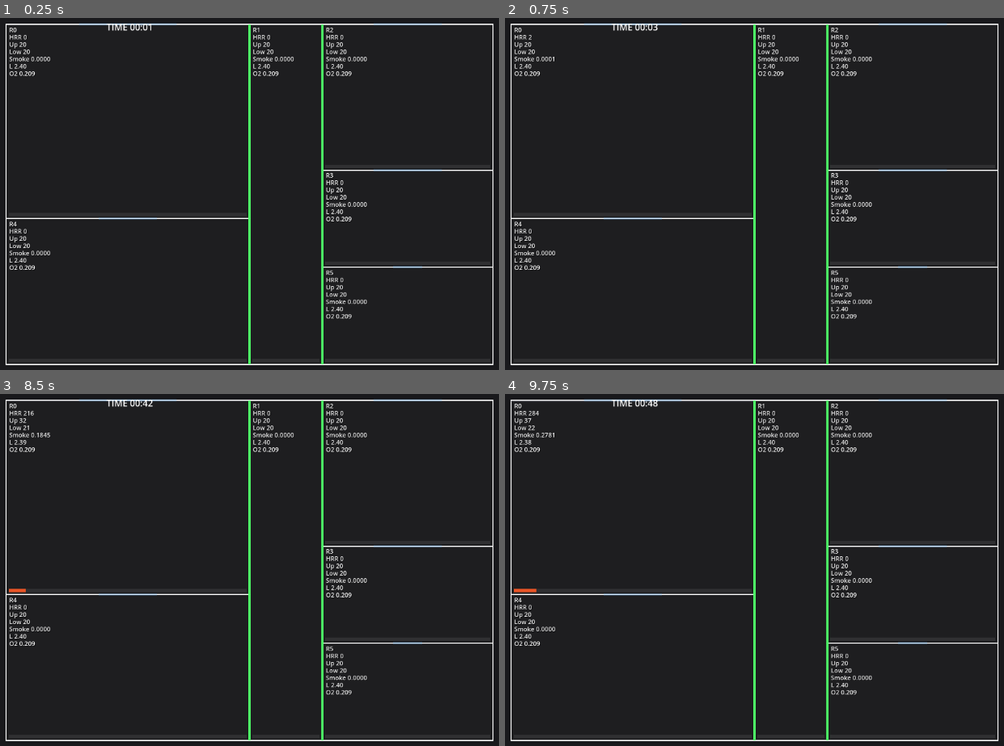
Above: before the commit, frames 1-4 (two rows, left to right).
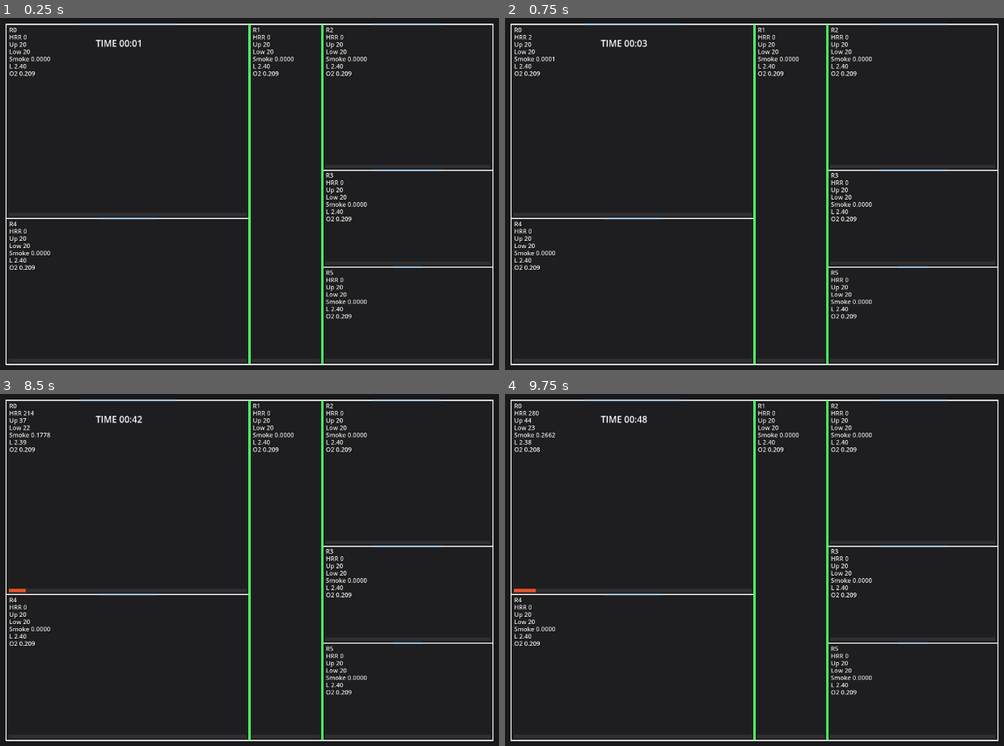
Above: after the commit, the same moments.

Repository: pkt-dangpv/simufire
Game: Godot game, scene res://main.tscn
The game is run twice, just before and just after one commit, with the same random seed, the same clock (stepped at 60 frames per second) and the same inputs.
Inputs:
- Up to frame 1 (0.25 s): no input
- Up to frame 2 (0.75 s): tap Enter at 0.5 s
- Up to frame 3 (8.5 s): tap Space at 1.25, 2.75, 5 s; tap Enter at 2, 3.5 s
- Up to frame 4 (9.75 s): no input

The runs differ from the first frame. In frame 1, 0.2% of the frame differs, in the area x 19-31%, y 1-9%; in frame 2, 0.2%; in frame 3, 0.3%; in frame 4, 0.3%, in the area x 3-31%, y 1-57%.

Commit message:
falta o2

Diff:
--- a/main.tscn
+++ b/main.tscn
@@ -140,10 +140,10 @@
 anchors_preset = -1
 anchor_left = 0.34800002
 anchor_right = 0.34800002
-offset_left = -74.89603
-offset_top = 7.0
+offset_left = -112.89603
+offset_top = 36.0
 offset_right = -33.896027
-offset_bottom = 43.0
+offset_bottom = 72.0
 grow_horizontal = 2
 
 [node name="TimeLabel" type="Label" parent="UI/HUD/MarginContainer" unique_id=2138669738]
--- a/sim/core/SimulationEngine.gd
+++ b/sim/core/SimulationEngine.gd
@@ -91,7 +91,7 @@
 # OXÍGENO / MEZCLA
 # ============================================================
 
-@export var o2_mix_rate: float = 0.12
+@export var o2_mix_rate: float = 0.02
 @export var o2_vent_rate: float = 0.08
 
 # ============================================================
@@ -213,6 +213,8 @@
 	fire.o2_min_for_flame = fire_o2_min_for_flame
 	fire.smoke_yield_kg_per_MJ = fire_smoke_yield_kg_per_MJ
 	fire.o2_consumption_kg_per_MJ = fire_o2_consumption_kg_per_MJ
+	fire.remaining_fuel_MJ = fire.fuel_energy_MJ
+
 
 	room.fire = fire
 	room.fire_time_s = 0.0
@@ -232,78 +234,84 @@
 			room.smoke_prod_kg_s = 0.0
 			continue
 
+		var fire: FireModel = room.fire
+
+		# ----------------------------------------------------
+		# 1) Avance temporal
+		# ----------------------------------------------------
 		room.fire_time_s += dt
 
 		# ----------------------------------------------------
-		# 1) HRR ideal por curva t²
-		# ----------------------------------------------------
-		var hrr_t2: float = room.fire.compute_hrr_kw(room.fire_time_s)
-
-		# ----------------------------------------------------
-		# 2) Límite por ventilación
-		# ----------------------------------------------------
-		var vent_limit_kw: float = building.estimate_vent_hrr_kw(room.id)
-		if vent_limit_kw <= 0.0:
-			vent_limit_kw = room.fire.max_hrr_kw
-		else:
-			vent_limit_kw = minf(vent_limit_kw, room.fire.max_hrr_kw)
+		# 2) HRR ideal por curva t²
+		# ----------------------------------------------------
+		var hrr_target_kw: float = fire.compute_hrr_kw(room.fire_time_s)
 
 		# ----------------------------------------------------
 		# 3) Límite por combustible disponible
-		# ----------------------------------------------------
-		var fuel_limit_kw: float = room.fire.remaining_fuel_MJ / dt * 1000.0
+		#    MJ -> kW  (MJ/s * 1000)
+		# ----------------------------------------------------
+		var fuel_limited_hrr_kw: float = fire.remaining_fuel_MJ / maxf(dt, 0.001) * 1000.0
 
 		# ----------------------------------------------------
 		# 4) Límite por tasa máxima de combustión
 		# ----------------------------------------------------
-		var burn_rate_limit_kw: float = room.fire.max_burn_rate_kw
-
-		# ----------------------------------------------------
-		# 5) HRR antes de O2
-		# ----------------------------------------------------
-		var hrr_limited_kw: float = minf(
-			minf(hrr_t2, vent_limit_kw),
-			minf(fuel_limit_kw, burn_rate_limit_kw)
+		var burn_rate_limited_hrr_kw: float = fire.max_burn_rate_kw
+
+		# ----------------------------------------------------
+		# 5) HRR base limitado por combustible
+		# ----------------------------------------------------
+		var hrr_kw: float = minf(
+			hrr_target_kw,
+			minf(fuel_limited_hrr_kw, burn_rate_limited_hrr_kw)
 		)
 
 		# ----------------------------------------------------
-		# 6) Factor por oxígeno
-		# ----------------------------------------------------
-		var o2_factor: float = _compute_o2_factor(
-			room.o2,
-			room.fire.o2_nominal,
-			room.fire.o2_min_for_flame
+		# 6) Factor por O2 (fuerte, cuadrático)
+		# ----------------------------------------------------
+		var o2_factor: float = clampf(
+			(room.o2 - fire.o2_min_for_flame) / maxf(0.001, fire.o2_nominal - fire.o2_min_for_flame),
+			0.0,
+			1.0
 		)
 
-		room.hrr_kw = hrr_limited_kw * o2_factor
-
-		# ----------------------------------------------------
-		# 7) Consumo de combustible
-		# ----------------------------------------------------
-		var burned_MJ: float = room.hrr_kw / 1000.0 * dt
-		room.fire.remaining_fuel_MJ = maxf(
-			0.0,
-			room.fire.remaining_fuel_MJ - burned_MJ
-		)
-
-		# ----------------------------------------------------
-		# 8) Si se acaba el combustible, se apaga
-		# ----------------------------------------------------
-		if room.fire.remaining_fuel_MJ <= 0.0:
+		# MUCHO más agresivo
+		o2_factor = pow(o2_factor, 4.0)
+
+		if room.o2 <= fire.o2_min_for_flame + 0.01:
 			room.hrr_kw = 0.0
 			room.smoke_prod_kg_s = 0.0
 			continue
 
 		# ----------------------------------------------------
-		# 9) Producción de humo
+		# 7) Asignar HRR real afectado por O2
+		# ----------------------------------------------------
+		room.hrr_kw = hrr_kw * o2_factor
+
+		# ----------------------------------------------------
+		# 8) Producción de humo
 		# ----------------------------------------------------
 		room.smoke_prod_kg_s = _compute_smoke_production_kg_s(
 			room.hrr_kw,
-			room.fire.smoke_yield_kg_per_MJ
+			fire.smoke_yield_kg_per_MJ
 		)
 
 		# ----------------------------------------------------
-		# 10) Flashover
+		# 9) Consumo de combustible
+		# ----------------------------------------------------
+		var energy_released_MJ: float = room.hrr_kw * dt / 1000.0
+		fire.remaining_fuel_MJ -= energy_released_MJ
+		fire.remaining_fuel_MJ = maxf(0.0, fire.remaining_fuel_MJ)
+
+		# ----------------------------------------------------
+		# 10) Si no queda combustible, apagar
+		# ----------------------------------------------------
+		if fire.remaining_fuel_MJ <= 0.0:
+			room.hrr_kw = 0.0
+			room.smoke_prod_kg_s = 0.0
+			continue
+
+		# ----------------------------------------------------
+		# 11) Flashover
 		# ----------------------------------------------------
 		_try_trigger_flashover(room)
 
@@ -348,8 +356,8 @@
 		if room == null:
 			continue
 
-		var _room_volume_m3: float = maxf(0.1, room.volume_m3())
-		var air_mass_kg: float = _room_volume_m3 * air_density_kg_m3
+		var room_volume_m3: float = maxf(0.1, room.volume_m3())
+		var air_mass_kg: float = room_volume_m3 * air_density_kg_m3
 
 		# Masa actual de O2 en la sala
 		var o2_mass_kg: float = air_mass_kg * room.o2
@@ -361,16 +369,16 @@
 			var consumption_rate: float = room.fire.o2_consumption_kg_per_MJ if room.fire != null else 0.20
 			var consumed: float = (room.hrr_kw / 1000.0) * consumption_rate * dt
 
-			# Si el O2 baja, el fuego también debe poder consumir menos
 			var availability_factor: float = clampf(
-				(room.o2 - 0.12) / (o2_nominal - 0.12),
+				(room.o2 - 0.12) / maxf(0.001, o2_nominal - 0.12),
 				0.0,
 				1.0
 			)
+
 			consumed *= availability_factor
 
-			# Evitar colapso brusco en un solo tick
-			consumed = minf(consumed, o2_mass_kg * 0.2)
+			# Evitar consumir más O2 del que realmente hay disponible
+			consumed = minf(consumed, o2_mass_kg * 0.05)
 
 			o2_mass_kg -= consumed
 			o2_mass_kg = maxf(0.0, o2_mass_kg)
@@ -381,23 +389,12 @@
 		var target_o2: float = o2_mass_kg / air_mass_kg
 
 		# ----------------------------------------------------
-		# 3) Mezcla suave hacia aire fresco
-		# ----------------------------------------------------
-		target_o2 = lerpf(target_o2, o2_nominal, o2_mix_rate * dt)
-
-		# ----------------------------------------------------
-		# 4) Inercia: el O2 no cambia de golpe
-		# ----------------------------------------------------
-		room.o2 = lerpf(room.o2, target_o2, 0.2 * dt)
-
-		# ----------------------------------------------------
-		# 5) Fuga basal mínima desde exterior
-		# ----------------------------------------------------
-		var leakage_mix_rate: float = 0.0 * dt
-		room.o2 = lerpf(room.o2, o2_nominal, leakage_mix_rate)
-
-		# ----------------------------------------------------
-		# 6) Clamp final
+		# 3) Inercia: el O2 no cambia de golpe
+		# ----------------------------------------------------
+		room.o2 = lerpf(room.o2, target_o2, 0.40 * dt)
+
+		# ----------------------------------------------------
+		# 4) Clamp final
 		# ----------------------------------------------------
 		room.o2 = clampf(room.o2, 0.10, o2_nominal)
 
@@ -418,7 +415,7 @@
 		# - más HRR => más calor
 		# - más volumen => cuesta más calentar la sala
 		# var _room_volume_m3: float = maxf(1.0, room.volume_m3())
-		var hrr_term: float = room.hrr_kw * 0.006 * dt
+		var hrr_term: float = room.hrr_kw * 0.0085 * dt
 
 		room.temp_upper_c += hrr_term
 
@@ -565,7 +562,7 @@
 		for t in outgoing[from_id]:
 			total_requested += float(t["kg"])
 
-		var max_allowed: float = room.smoke_kg * 0.03 * dt
+		var max_allowed: float = room.smoke_kg * 0.06 * dt
 
 		if total_requested > max_allowed and total_requested > 0.0:
 			var scale: float = max_allowed / total_requested
@@ -614,10 +611,10 @@
 			# ----------------------------------------------------
 			# Mezcla de O2 entre salas
 			# ----------------------------------------------------
-			var o2_mix_factor: float = 0.6 * flow_ratio
+			var o2_mix_factor: float = 0.15 * flow_ratio
 			target.o2 = lerpf(target.o2, source.o2, o2_mix_factor)
 
-			var back_mix: float = 0.1 * flow_ratio
+			var back_mix: float = 0.03 * flow_ratio
 			source.o2 = lerpf(source.o2, target.o2, back_mix)
 
 	# --------------------------------------------------------
@@ -643,7 +640,7 @@
 			continue
 
 		smoke_model.recompute_layer_from_mass(room, dt)
-
+		room.smoke_kg *= (1.0 - 0.003 * dt)
 # ============================================================
 # DEBUG DE CONSERVACIÓN DE MASA DE HUMO
 # ============================================================
--- a/sim/fire/FireModel.gd
+++ b/sim/fire/FireModel.gd
@@ -10,7 +10,7 @@
 
 # FUEL
 var fuel_energy_MJ: float = 2000.0
-var remaining_fuel_MJ: float = 5000.0
+var remaining_fuel_MJ: float = 2000.0
 var max_burn_rate_kw: float = 2000.0
 
 # Crecimiento t²
